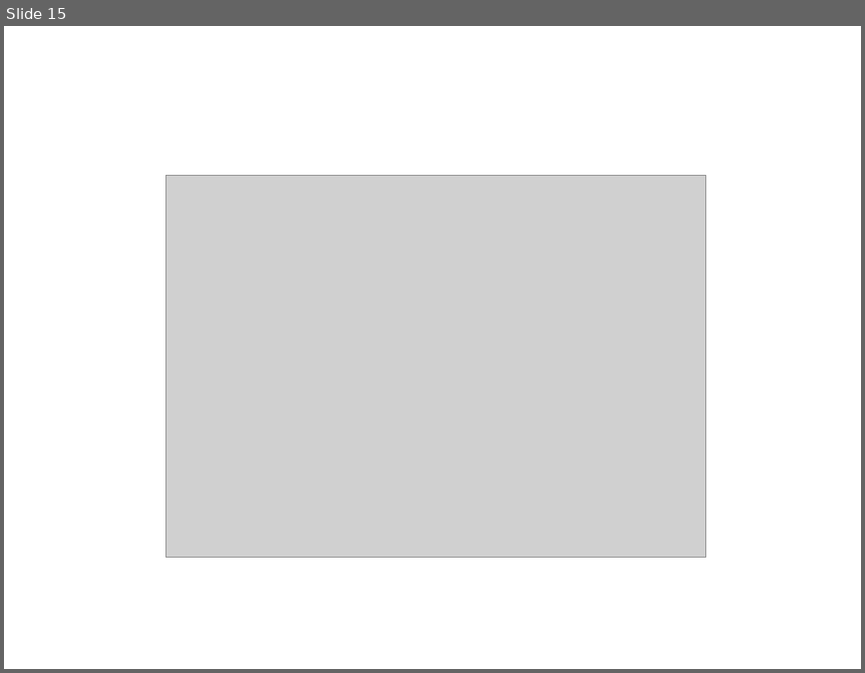
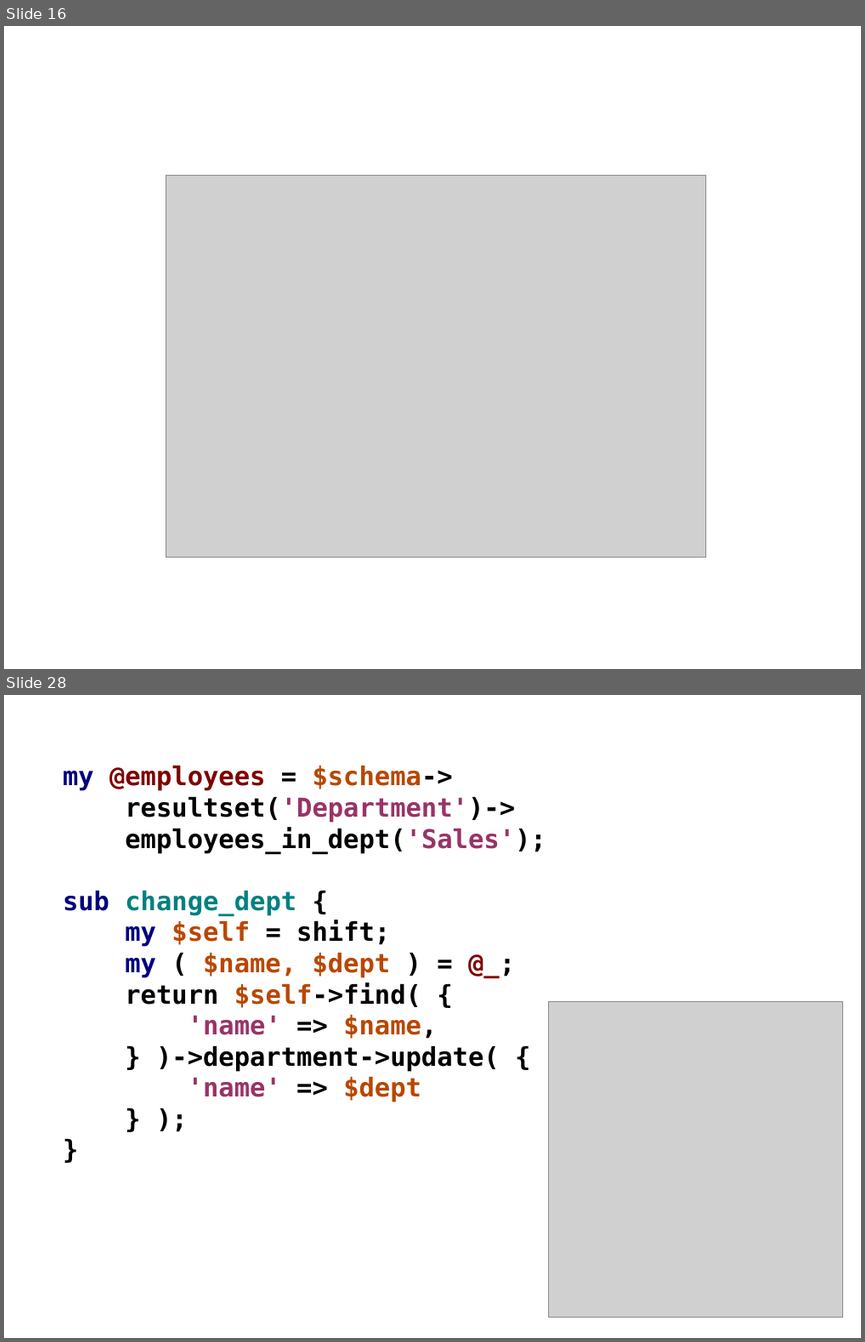
Before and after one commit to erezschatz/Presentation, a slide deck: dbix-class.odp. Shown one above the other, each under a label of ours: slide 15 before the commit, slides 16 and 28 after it; the slides between them are not shown. The pictures are 865x673 and 865x1342 pixels, drawn with LibreOffice and Linux fonts; fonts in the diff are those of the drawing; grey boxes stand for pictures. Boxes give left, top, right and bottom in pixels: in the first picture for what was removed or moved away, otherwise in the second. Text is boxed around its words. In the diff, an @@ line names an element or a change of style, - is before the commit and + after.

```diff
--- a/dbix-class.odp
+++ b/dbix-class.odp
@@ slide 28 added at (x1=4, y1=695, x2=861, y2=1338), background #FFFFFF @@
@@ text added at (x1=63, y1=765, x2=545, y2=1101), 24 pt, text #000000, bold @@
+my @employees = $schema->
+resultset('Department')->
+employees_in_dept('Sales');
+sub change_dept {
+my $self = shift;
+my ( $name, $dept ) = @_;
+return $self->find( {
+'name' => $name,
+} )->department->update( {
+'name' => $dept
+} );
+}
@@ picture added at (x1=549, y1=1001, x2=844, y2=1318) @@
@@ what was slide 15 is now slide 16 @@
```
Also in this commit, not shown: 6 slides changed, 9 other slides added, 2 other files.
